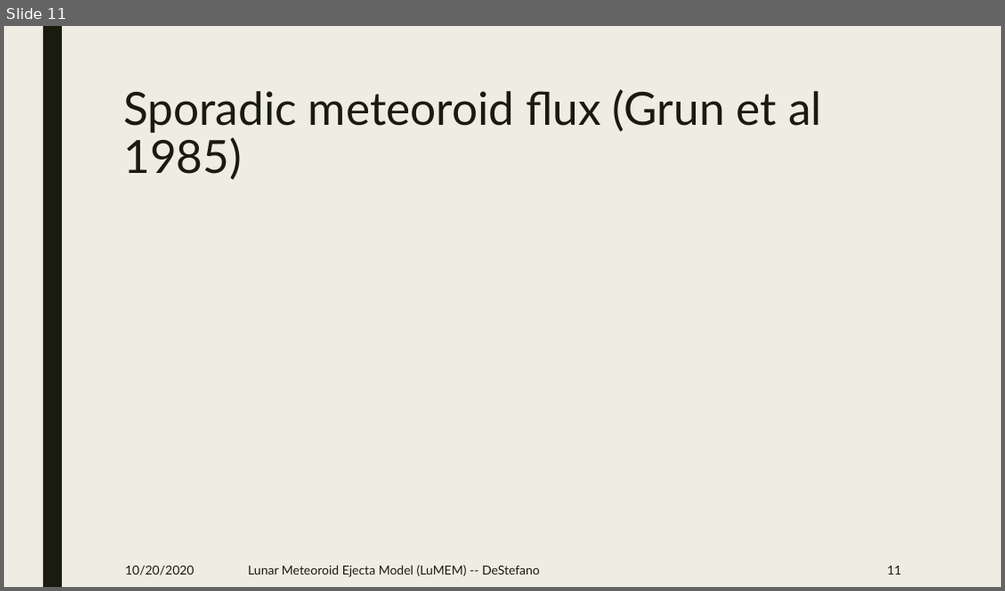
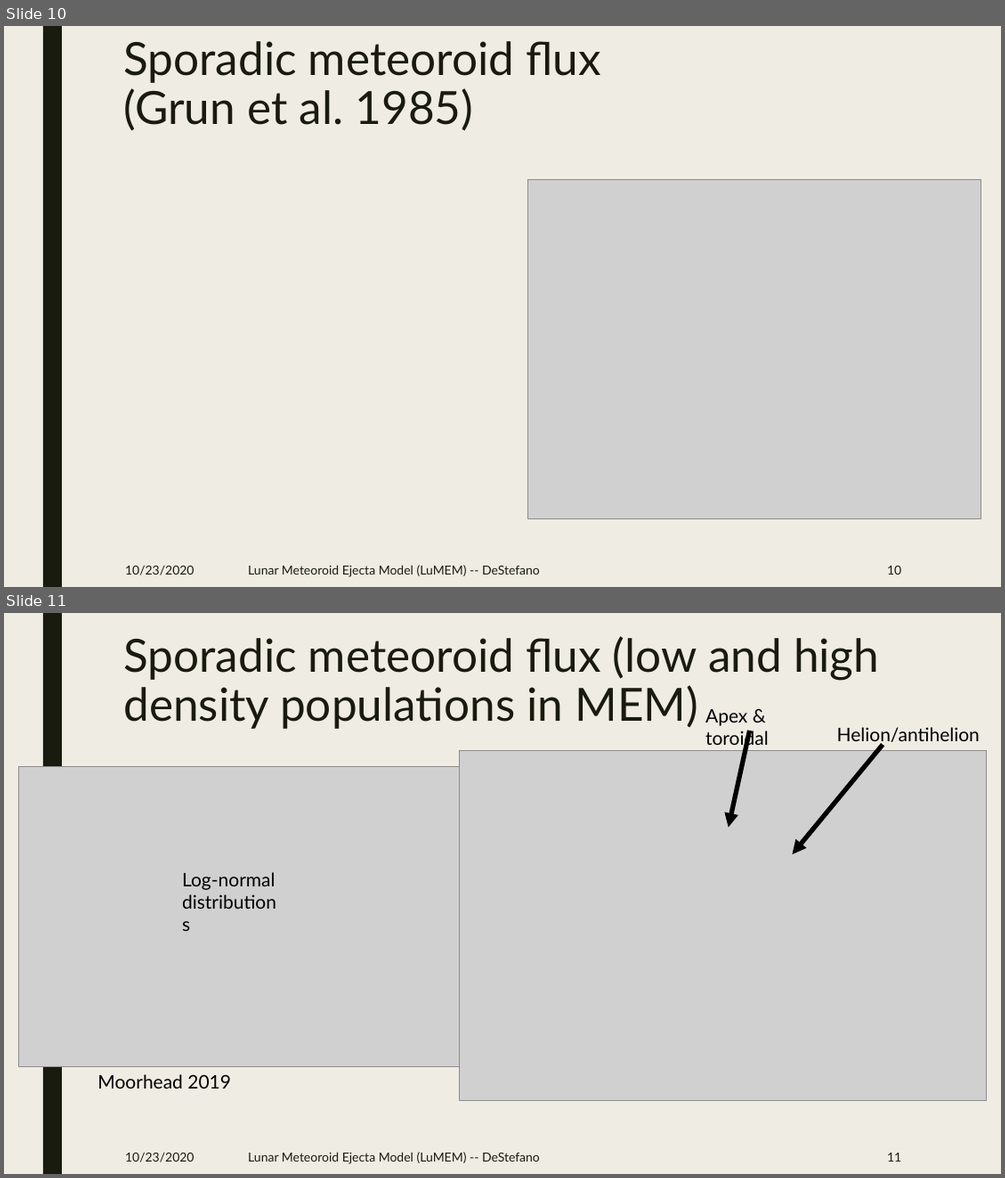
Before and after one commit to pmbremner/LunarEjecta, a slide deck: Presentation/Lunar_Secondary_Ejecta_Model.pptx. Shown one above the other, each under a label of ours: slide 11 before the commit, slides 10 and 11 after it. The pictures are 1005x591 and 1005x1178 pixels, drawn with LibreOffice and Linux fonts; fonts in the diff are those of the drawing; grey boxes stand for pictures. Boxes give left, top, right and bottom in pixels: in the first picture for what was removed or moved away, otherwise in the second. Text is boxed around its words. In the diff, an @@ line names an element or a change of style, - is before the commit and + after.

```diff
--- a/Presentation/Lunar_Secondary_Ejecta_Model.pptx
+++ b/Presentation/Lunar_Secondary_Ejecta_Model.pptx
@@ slide 11 added at (4,613,1001,1174), background #EFEDE3; not listed: 1 template element that a slide beside it also shows @@
@@ title added at (123,636,879,729), 44 pt, text #191B0E @@
+Sporadic meteoroid flux (low and high density populations in MEM)
@@ text added at (705,709,769,749), 18 pt, text #000000 @@
+Apex & toroidal
@@ arrow added from (750, 730) to (728, 827), #000000 4.5 pt @@
@@ arrow added from (882, 745) to (793, 854), #000000 4.5 pt @@
@@ text added at (837,727,979,745), 18 pt, text #000000 @@
+Helion/antihelion
@@ picture added at (19,767,488,1067) @@
@@ picture added at (460,751,986,1101) @@
@@ text added at (182,872,275,890), 18 pt, text #000000 @@
+Log-normal distributions
@@ text added at (97,1074,231,1088), 18 pt, text #000000 @@
+Moorhead 2019
@@ text added at (125,1151,194,1162), 12 pt, text #191B0E @@
+10/23/2020
@@ text added at (248,1151,540,1164), 12 pt, text #191B0E @@
+Lunar Meteoroid Ejecta Model (LuMEM) -- DeStefano
@@ page number added at (887,1152,901,1161), 12 pt, text #191B0E @@
+11
@@ what was slide 11 is now slide 10 @@
@@ slide 10 changed as well @@
@@ title at (123,41,600,131): text changed @@
-Sporadic meteoroid flux (Grun et al 1985)
+Sporadic meteoroid flux
+(Grun et al. 1985)
@@ picture added at (528,179,981,519) @@
@@ text at (125,564,194,575): text changed @@
-10/20/2020
+10/23/2020
@@ page number at (887,565,901,574): text changed @@
-11
+10
```
Also in this commit, not shown: 12 other slides changed, 9 other slides added, 7 other files.
